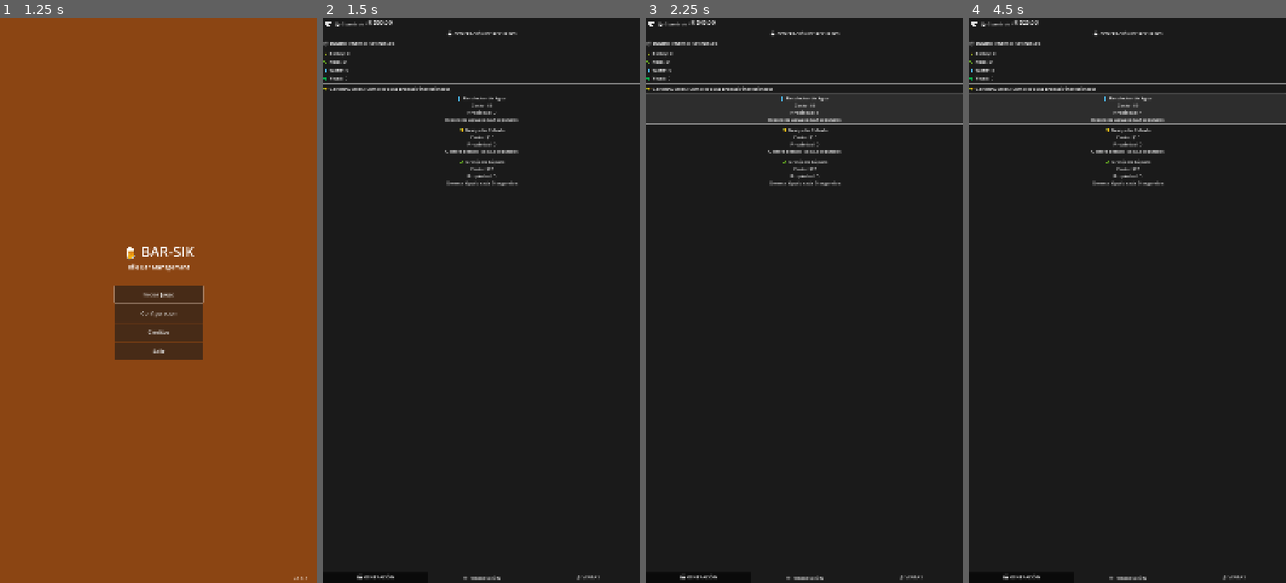
Above: before the commit, frames 1-4 (left to right).
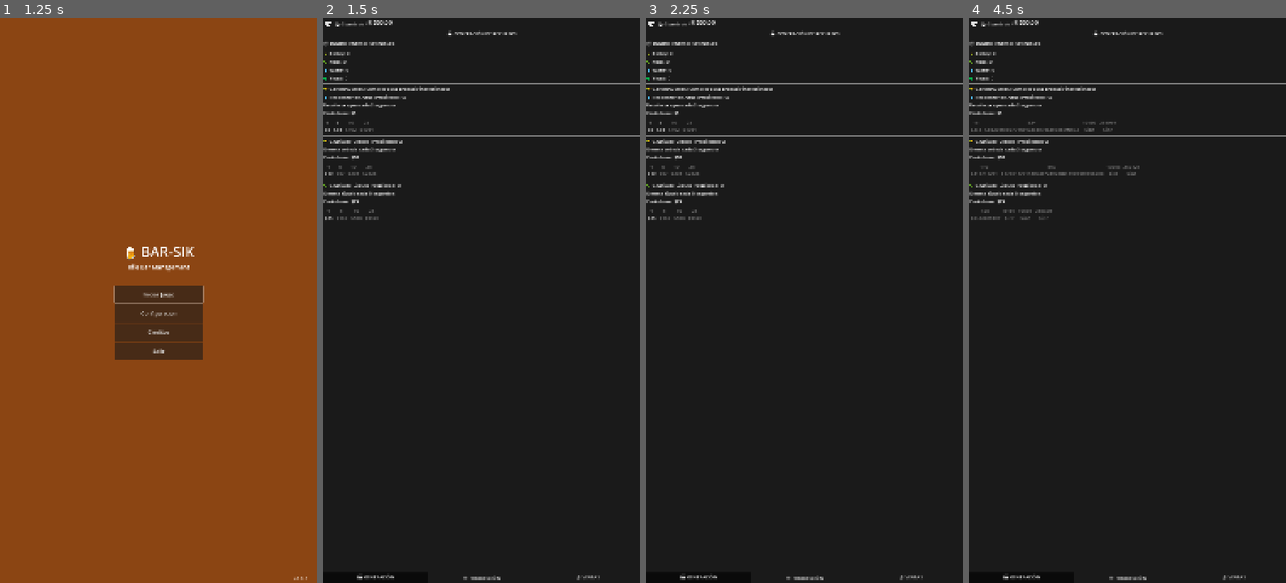
Above: after the commit, the same moments.

Repository: Kavalieri/bar-sik
Game: Godot game, scene res://scenes/SplashScreen.tscn
Two runs of this game, one before a commit and one after it. Both use one fixed random seed, a clock stepped at 60 frames per second and the inputs below.
Inputs (mouse positions are in pixels of both pictures, inside the frame that each line leads up to):
- Up to frame 1 (1.25 s): tap Enter at 0.5 s; move the mouse to (228, 272) at 0.52 s; click (228, 272) at 0.67 s
- Up to frame 2 (1.5 s): click "Iniciar Juego" at 1.25 s
- Up to frame 3 (2.25 s): click (804, 108) at 2 s, where only the run before the commit has a clickable "💧 Recolector de Agua Costo: $…"
- Up to frame 4 (4.5 s): click (1127, 108) at 2.75 s, where only the run before the commit has a clickable "💧 Recolector de Agua Costo: $…"; click (1127, 108) at 3.5 s, where only the run before the commit has a clickable "💧 Recolector de Agua Costo: $…"; click (1127, 108) at 4.25 s, where only the run before the commit has a clickable "💧 Recolector de Agua Costo: $…"

Frame 1 is identical in both runs. In frame 2, 2.0% of the frame differs, in the area x 0-100%, y 13-36%; in frame 3, 2.6%; in frame 4, 2.9%, in the area x 0-100%, y 0-36%.

Commit message:
feat: Sistema de compras por incrementos para generadores
NUEVAS CARACTERÍSTICAS:
- Compra de generadores por incrementos: 1, 5, 10, 25 unidades
- Cálculo de costo acumulativo para compras múltiples
- Interfaz renovada con botones de cantidad e información detallada
- Cada generador muestra: nombre, cantidad poseída, descripción, costo base
- Botones muestran cantidad y precio total de la compra
- Botones se deshabilitan automáticamente cuando no hay suficiente dinero

MEJORAS DE UI:
- Separadores visuales entre generadores
- Información más clara y organizada
- Cálculo en tiempo real de costos por cantidad
- Mensajes detallados en el log de compras

PREPARADO PARA:
- Siguiente fase: producción manual con incrementos

Diff:
--- a/project/scripts/GameScene.gd
+++ b/project/scripts/GameScene.gd
@@ -211,7 +211,7 @@
 
 	# Actualizar cada panel según esté visible
 	generation_panel.update_resource_displays(game_data)
-	generation_panel.update_generator_buttons(resource_generators, game_data)
+	generation_panel.update_generator_displays(resource_generators, game_data)
 
 	production_panel.update_product_displays(game_data)
 	production_panel.update_station_buttons(production_stations, game_data)
@@ -239,16 +239,18 @@
 	_update_all_displays()
 
 
-func _on_generator_purchased(generator_index: int) -> void:
+func _on_generator_purchased(generator_index: int, quantity: int) -> void:
 	var generator = resource_generators[generator_index]
-	var cost = _get_generator_cost(generator_index)
-
-	if game_data["money"] >= cost:
-		game_data["money"] -= cost
-		game_data["generators"][generator.id] = (game_data["generators"].get(generator.id, 0) + 1)
+	var total_cost = _get_bulk_generator_cost(generator_index, quantity)
+
+	if game_data["money"] >= total_cost:
+		game_data["money"] -= total_cost
+		var current_owned = game_data["generators"].get(generator.id, 0)
+		game_data["generators"][generator.id] = current_owned + quantity
 
 		print(
-			"✅ Comprado: %s (Total: %d)" % [generator.name, game_data["generators"][generator.id]]
+			"✅ Comprado: %dx %s (Total: %d) por $%.0f" %
+			[quantity, generator.name, game_data["generators"][generator.id], total_cost]
 		)
 
 		if GameEvents:
@@ -256,7 +258,20 @@
 
 		_update_all_displays()
 	else:
-		print("❌ Dinero insuficiente para %s" % generator.name)
+		print("❌ Dinero insuficiente para %dx %s (Costo: $%.0f)" % [quantity, generator.name, total_cost])
+
+
+func _get_bulk_generator_cost(generator_index: int, quantity: int) -> float:
+	var generator = resource_generators[generator_index]
+	var owned = game_data["generators"].get(generator.id, 0)
+	var total_cost = 0.0
+
+	# Calcular costo acumulativo para compras múltiples
+	for i in range(quantity):
+		var cost = generator.base_cost * pow(1.15, owned + i)
+		total_cost += cost
+
+	return total_cost
 
 
 ## SISTEMA 2: PRODUCCIÓN DE BEBIDAS
--- a/project/scripts/GenerationPanel.gd
+++ b/project/scripts/GenerationPanel.gd
@@ -10,7 +10,7 @@
 var generator_buttons: Array[Button] = []
 
 # Señales para comunicación con GameScene
-signal generator_purchased(generator_index: int)
+signal generator_purchased(generator_index: int, quantity: int)
 
 
 func _ready() -> void:
@@ -32,12 +32,32 @@
 	# Limpiar botones existentes
 	_clear_generator_buttons()
 
-	# Crear botones para generadores
+	# Crear interfaces de compra para generadores
 	for i in range(resource_generators.size()):
-		var button = Button.new()
-		button.pressed.connect(_on_generator_purchased.bind(i))
-		generator_container.add_child(button)
-		generator_buttons.append(button)
+		var generator = resource_generators[i]
+		var generator_container_h = VBoxContainer.new()
+		generator_container.add_child(generator_container_h)
+
+		# Label con información del generador
+		var info_label = Label.new()
+		info_label.text = "%s\n%s" % [generator.name, generator.description]
+		generator_container_h.add_child(info_label)
+
+		# Contenedor horizontal para botones de compra
+		var button_container = HBoxContainer.new()
+		generator_container_h.add_child(button_container)
+
+		# Botones de compra por incrementos
+		var increments = [1, 5, 10, 25]
+		for increment in increments:
+			var button = Button.new()
+			button.text = str(increment)
+			button.pressed.connect(_on_generator_purchased.bind(i, increment))
+			button_container.add_child(button)
+
+		# Agregar separador
+		var separator = HSeparator.new()
+		generator_container_h.add_child(separator)
 
 
 func update_resource_displays(game_data: Dictionary) -> void:
@@ -48,27 +68,49 @@
 		label.text = "%s %s: %d" % [icon, resource_name.capitalize(), amount]
 
 
-func update_generator_buttons(
+func update_generator_displays(
 	resource_generators: Array[Dictionary], game_data: Dictionary
 ) -> void:
-	for i in range(generator_buttons.size()):
-		if i < resource_generators.size():
-			var generator = resource_generators[i]
-			var button = generator_buttons[i]
-			var cost = _calculate_generator_cost(generator, game_data)
-			var owned = game_data["generators"].get(generator.id, 0)
-			var can_afford = game_data["money"] >= cost
+	# Actualizar cada interfaz de generador
+	var generator_interfaces = generator_container.get_children()
 
-			button.text = (
-				"%s\nCosto: $%.0f\nPropiedad: %d\n%s"
-				% [generator.name, cost, owned, generator.description]
-			)
+	for i in range(min(generator_interfaces.size(), resource_generators.size())):
+		var generator = resource_generators[i]
+		var interface_container = generator_interfaces[i]
+
+		# Actualizar info label (primer hijo)
+		var info_label = interface_container.get_child(0) as Label
+		var owned = game_data["generators"].get(generator.id, 0)
+		var base_cost = generator.base_cost
+
+		info_label.text = "%s (Propiedad: %d)\n%s\nCosto base: $%.0f" % [
+			generator.name, owned, generator.description, base_cost
+		]
+
+		# Actualizar botones de compra (segundo hijo es el HBoxContainer)
+		var button_container = interface_container.get_child(1) as HBoxContainer
+		var buttons = button_container.get_children()
+
+		for j in range(buttons.size()):
+			var button = buttons[j] as Button
+			var increment = int(button.text)
+			var total_cost = _calculate_bulk_cost(generator, game_data, increment)
+			var can_afford = game_data["money"] >= total_cost
+
+			button.text = "%d\n$%.0f" % [increment, total_cost]
 			button.disabled = not can_afford
 
 
-func _calculate_generator_cost(generator: Dictionary, game_data: Dictionary) -> float:
+func _calculate_bulk_cost(generator: Dictionary, game_data: Dictionary, quantity: int) -> float:
 	var owned = game_data["generators"].get(generator.id, 0)
-	return generator.base_cost * pow(1.15, owned)
+	var total_cost = 0.0
+
+	# Calcular costo acumulativo para compras múltiples
+	for i in range(quantity):
+		var cost = generator.base_cost * pow(1.15, owned + i)
+		total_cost += cost
+
+	return total_cost
 
 
 func _get_resource_icon(resource_name: String) -> String:
@@ -97,5 +139,5 @@
 	generator_buttons.clear()
 
 
-func _on_generator_purchased(generator_index: int) -> void:
-	generator_purchased.emit(generator_index)
+func _on_generator_purchased(generator_index: int, quantity: int) -> void:
+	generator_purchased.emit(generator_index, quantity)
